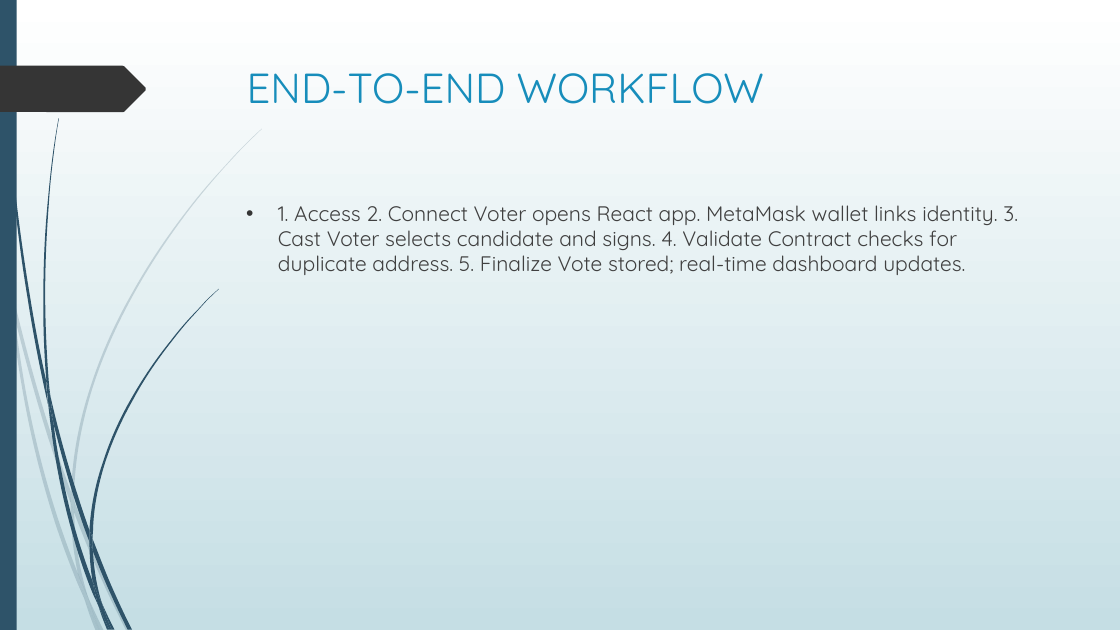
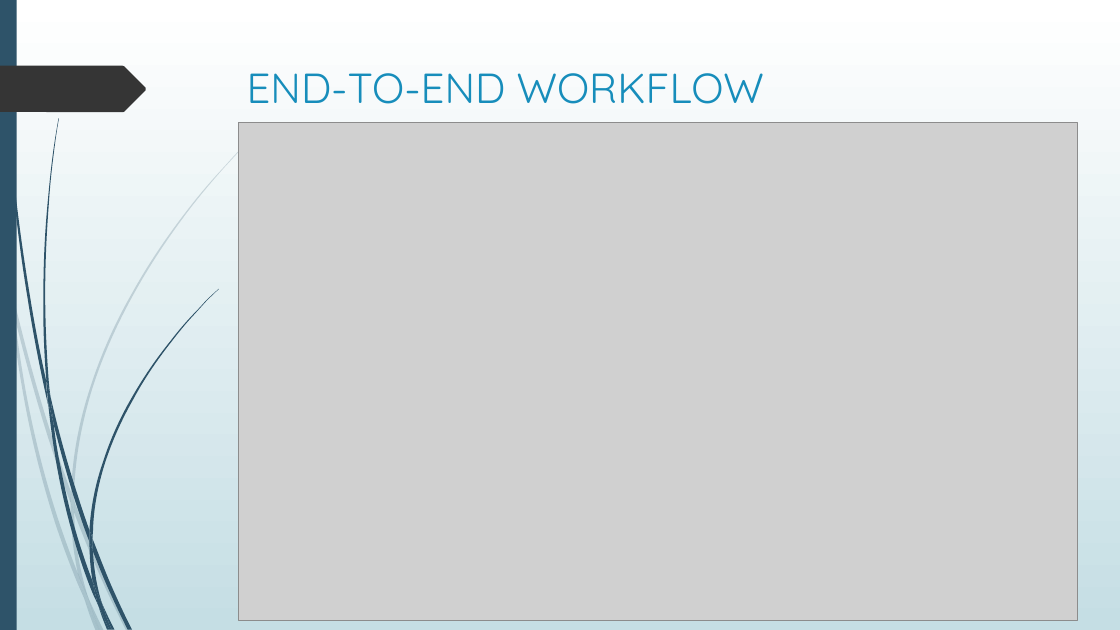
Before and after one commit to chigonglei/DAppSopolia, a slide deck: slide 26 of Presentation.pptx (slide 10 before the commit). Drawn at 1120x630 pixels with LibreOffice and Linux fonts; fonts in the diff are those of the drawing; grey boxes stand for pictures. Boxes give left, top, right and bottom in pixels: in the first picture for what was removed or moved away, otherwise in the second. Text is boxed around its words. In the diff, an @@ line names an element or a change of style, - is before the commit and + after.

```diff
--- a/Presentation.pptx
+++ b/Presentation.pptx
@@ picture added at box(238, 123, 1077, 620) @@
@@ text removed at box(278, 205, 1018, 275) @@
-• 1. Access 2. Connect Voter opens React app. MetaMask wallet links identity. 3. Cast Voter selects candidate and signs. 4. Validate Contract checks for duplicate address. 5. Finalize Vote stored; real-time dashboard updates.
```
Also in this commit, not shown: 11 other slides changed, 20 slides added, 7 slides removed, 5 other files.
